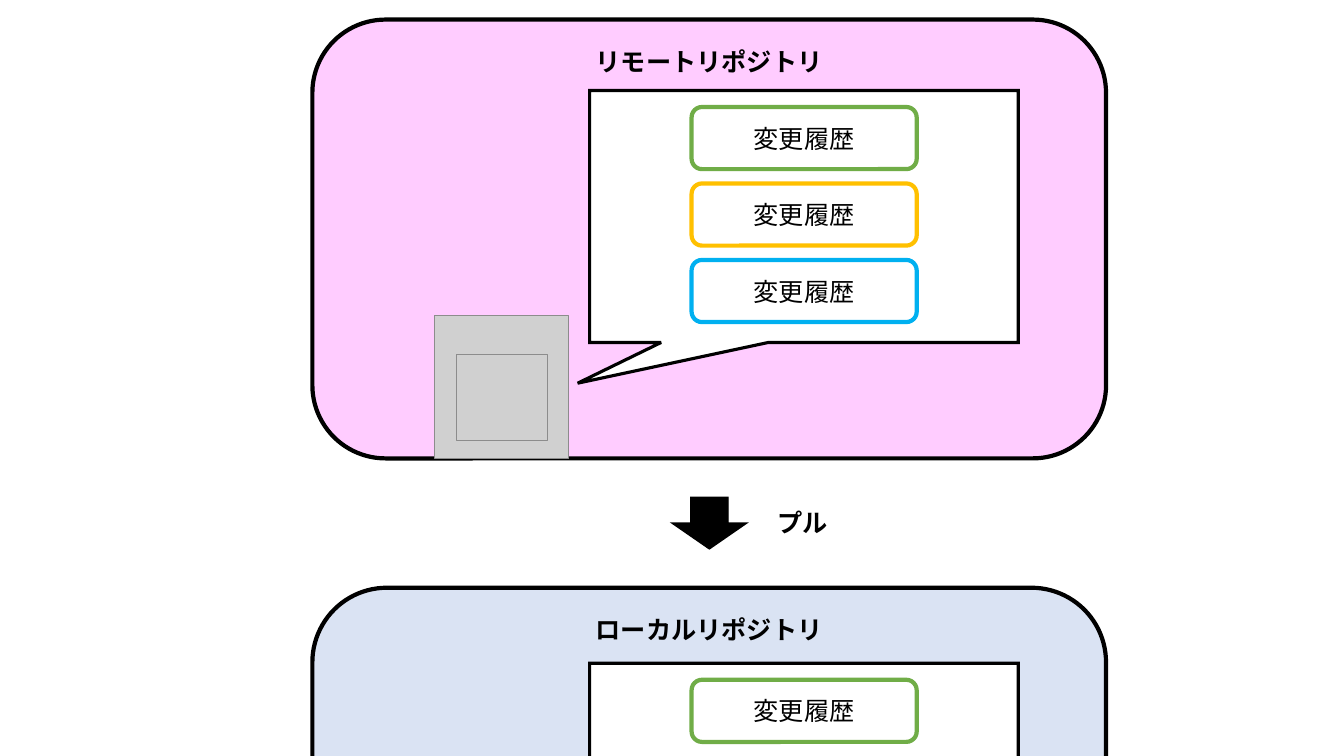
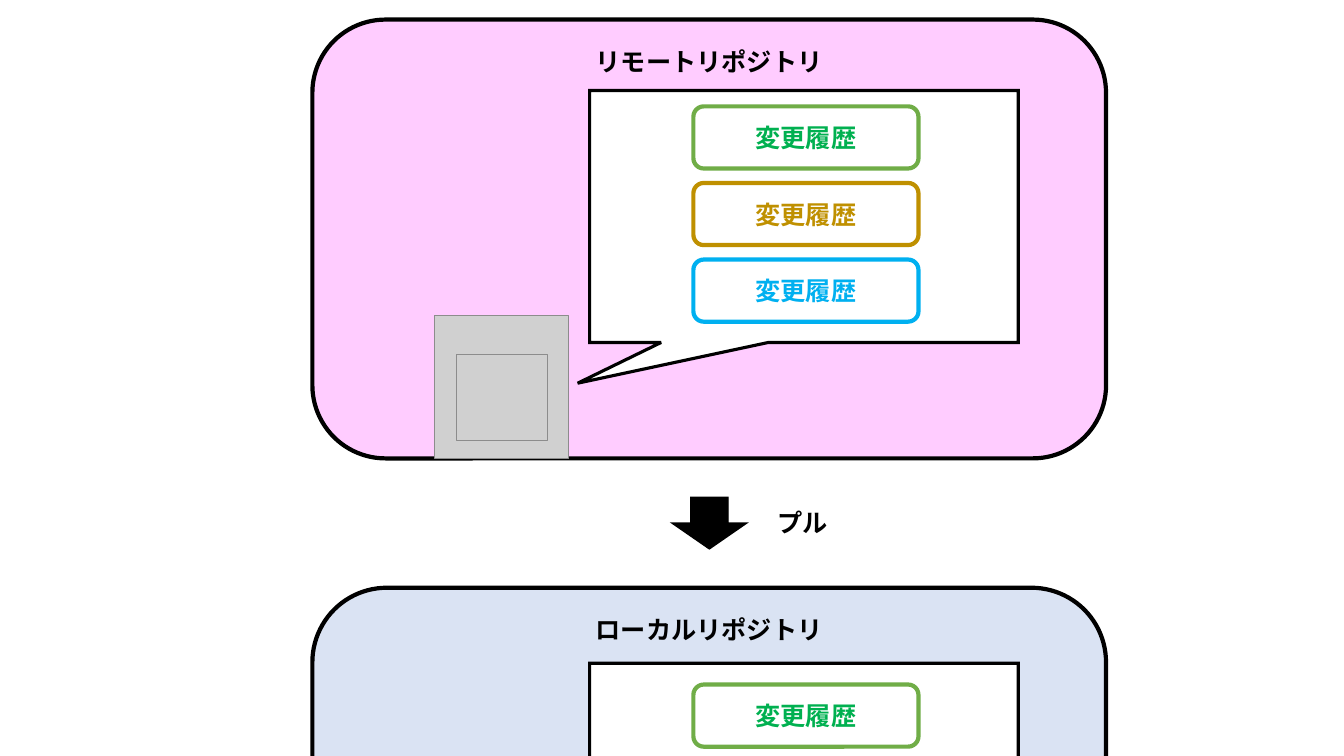
Before and after one commit to nishida2073/ai_navive, a slide deck: slide 25 of 01_テキスト/Git入門_図.pptx (slide 23 before the commit). Drawn at 1344x756 pixels with LibreOffice and Linux fonts; fonts in the diff are those of the drawing; grey boxes stand for pictures; background and template pictures are left out. Boxes give left, top, right and bottom in pixels: in the first picture for what was removed or moved away, otherwise in the second. Text is boxed around its words. In the diff, an @@ line names an element or a change of style, - is before the commit and + after.

```diff
--- a/01_テキスト/Git入門_図.pptx
+++ b/01_テキスト/Git入門_図.pptx
@@ rounded rectangle "変更履歴" at (x1=694, y1=107, x2=919, y2=169): text colour #000000 to #00B050, bold on @@
@@ rounded rectangle "変更履歴" at (x1=694, y1=184, x2=919, y2=246): text colour #000000 to #BF9000, bold on; outline #FFC000 3 pt to #BF9000 3 pt @@
@@ rounded rectangle "変更履歴" at (x1=694, y1=260, x2=919, y2=323): text colour #000000 to #00B0F0, bold on @@
@@ rounded rectangle "変更履歴" at (x1=694, y1=685, x2=919, y2=747): text colour #000000 to #00B050, bold on @@
@@ rounded rectangle "変更履歴" moved from (x1=692, y1=680, x2=917, y2=742) to (x1=694, y1=685, x2=919, y2=747) @@
```
Also in this commit, not shown: 10 other slides changed, 18 slides added, 1 other file.
